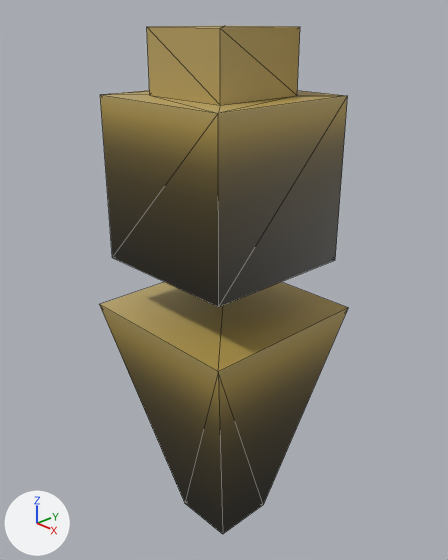
Renders of the Blender file assets/sources/entity/blend/judge_horse.blend from each side of a commit.
The view is the same before and after, from a 50 mm lens placed at (1.033, -0.969, 1.332), pointed at (-0.018, 0.02, 0.718). Lighting does not change. The marker at lower left points along +X, +Y and +Z. Mesh edges are drawn as thin lines.

The scene before the commit, as lines of its bpy script (objects in view):
```python
me_cube = bpy.data.meshes.new('Cube')
me_cube.from_pydata(...)  # 24 vertices, 40 faces; spans x -0.221..0.223, y -0.222..0.221, z 0.023..1.31
me_cube.materials.append(mat_material)  # picture img_judge_horse_png_001
ob_agent = bpy.data.objects.new('Agent', me_cube)
ob_agent.location = (0.0, 0.0, 0.0)
```
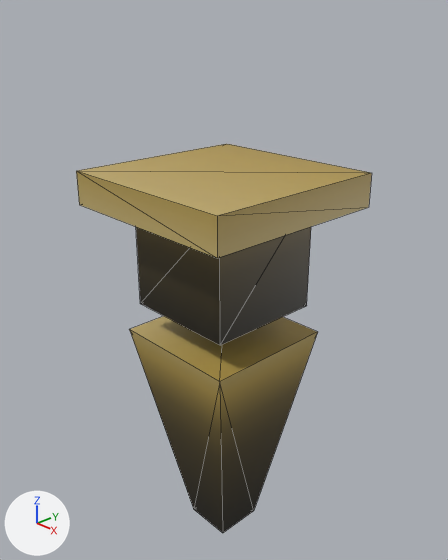
What differs and where, as boxes [x1, y1, x2, y2] in the pictures (448 x 560 px; the box of a moved part takes in the faces that stretch with it):
'Agent', reshaped (19% wider, 23% shorter)
    before: [99, 26, 348, 534]
    after: [76, 144, 372, 533]
part 1 of me_cube, moved or reshaped
    before: [99, 282, 348, 534]
    after: [129, 316, 318, 533]
part 2 of me_cube, added (yellow)
    after: [76, 144, 372, 258]
part 3 of me_cube, cut back
    before: [100, 26, 348, 307]
    after: [136, 227, 311, 345]

The edits, one by one:
me_cube is used by ob_agent; location (0.0, 0.0, 0.0).
me_cube had 24 vertices, 40 faces and spanned x -0.221..0.223, y -0.222..0.221, z 0.023..1.31.
me_cube now has 25 vertices, 36 faces and spans x -0.241..0.241, y -0.241..0.241, z 0.0..1.0.
me_cube part 1: the loose piece of 8 vertices spanning x -0.221..0.223, y -0.222..0.221, z 0.023..0.659 is scaled about its middle by (0.769, 0.769, 0.927), then moved by (0.0, 0.0, -0.047).
me_cube part 2: a new loose piece, a box spanning x -0.241..0.241, y -0.241..0.241, z 0.918..1.0, in mat_material (picture img_judge_horse_png_001).
Part 3, on me_cube:
16 vertices are removed from x -0.191..0.193, y -0.193..0.192, z 0.786..1.31.
28 faces are deleted.
9 vertices are added at x -0.147..0.148, y -0.148..0.148, z 0.662..0.963.
12 new faces join them.
